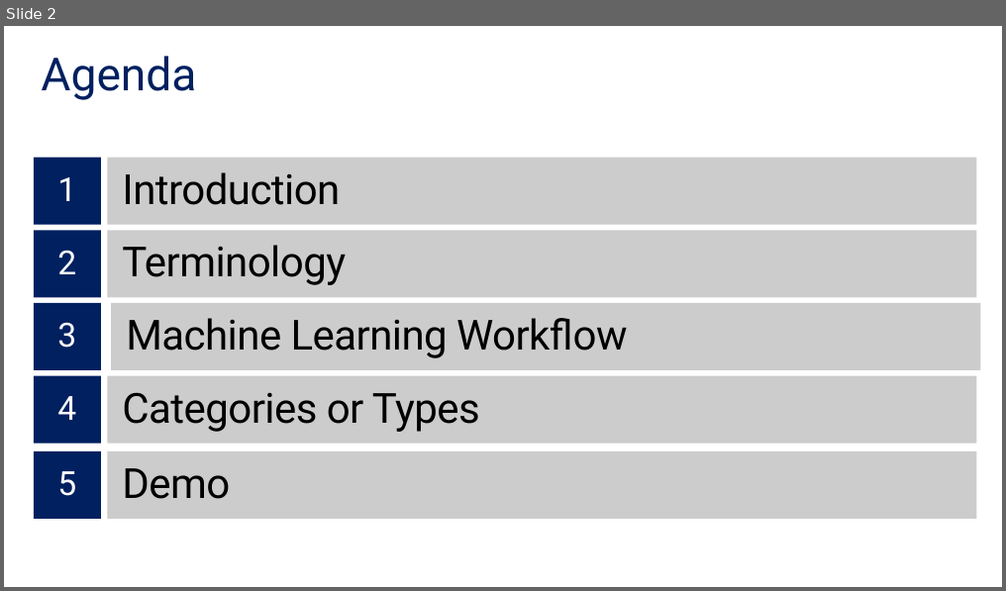
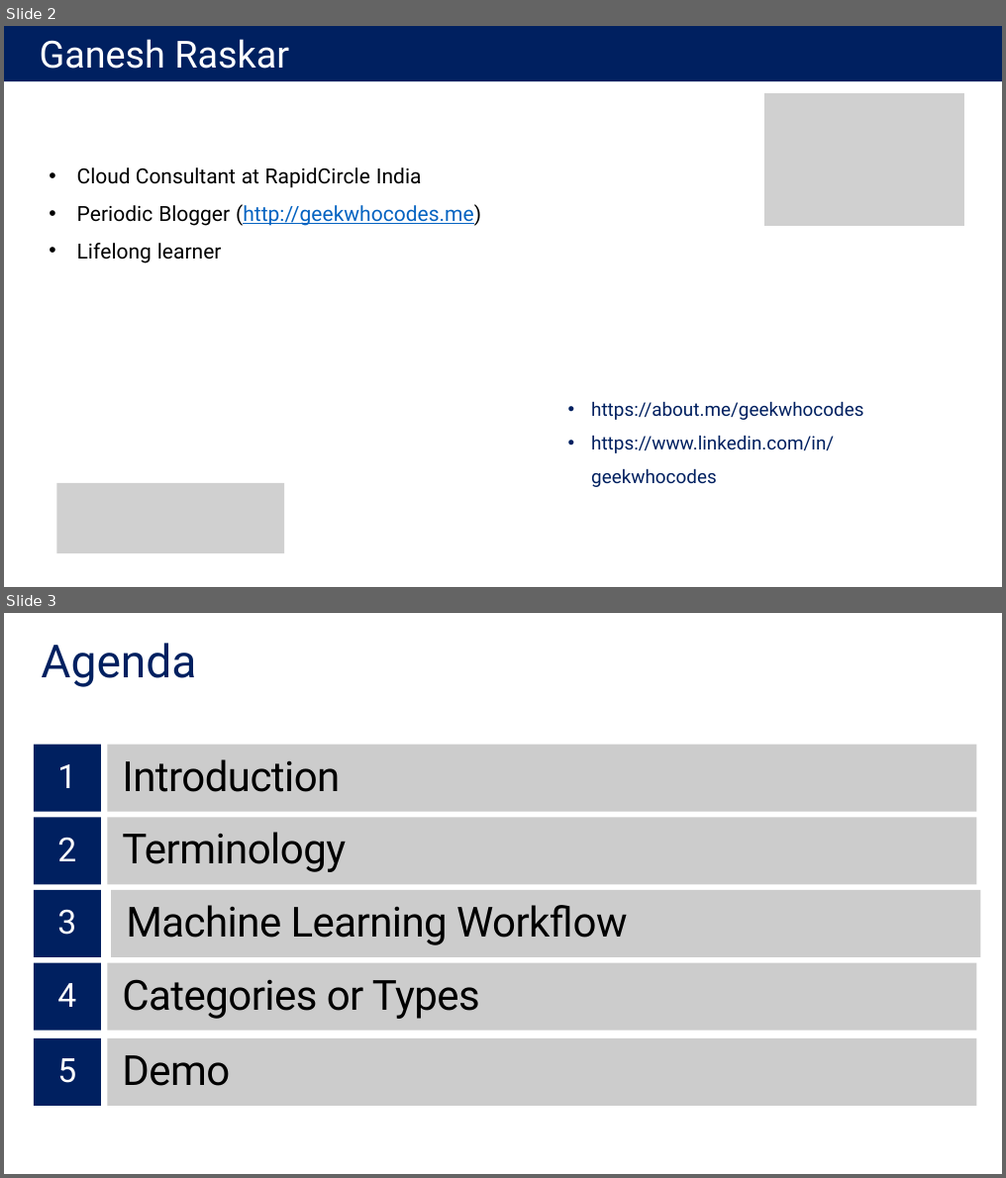
Before and after one commit to geekwhocodes/Logistic-Regression-Example, a slide deck: Presentation/Introduction To ML.pptx. Shown one above the other, each under a label of ours: slide 2 before the commit, slides 2 and 3 after it. The pictures are 1006x591 and 1006x1178 pixels, drawn with LibreOffice and Linux fonts; fonts in the diff are those of the drawing; grey boxes stand for pictures. Boxes give left, top, right and bottom in pixels: in the first picture for what was removed or moved away, otherwise in the second. Text is boxed around its words. In the diff, an @@ line names an element or a change of style, - is before the commit and + after.

```diff
--- a/Presentation/Introduction To ML.pptx
+++ b/Presentation/Introduction To ML.pptx
@@ slide 2 added at [4,26,1002,587], background #FFFFFF @@
@@ rectangle added at [4,26,1002,81], fill #002060, 36 pt, text #FFFFFF @@
+Ganesh Raskar
@@ picture added at [764,93,964,226] @@
@@ text added at [77,168,481,264], 20 pt, text #000000 @@
+• Cloud Consultant at RapidCircle India
+• Periodic Blogger (http://geekwhocodes.me)
+• Lifelong learner
@@ text added at [591,401,863,454], 18 pt, text #002060 @@
+• https://about.me/geekwhocodes
+• https://www.linkedin.com/in/geekwhocodes
@@ picture added at [57,483,285,554] @@
@@ what was slide 2 is now slide 3 @@
```
Also in this commit, not shown: 2 slides changed, 3 other files.
